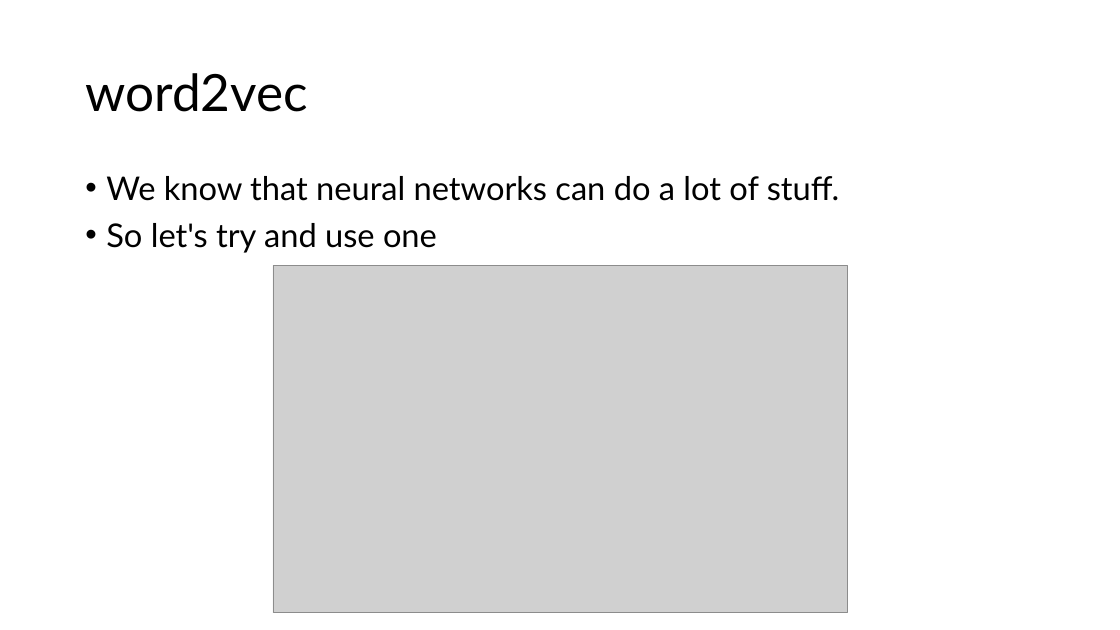
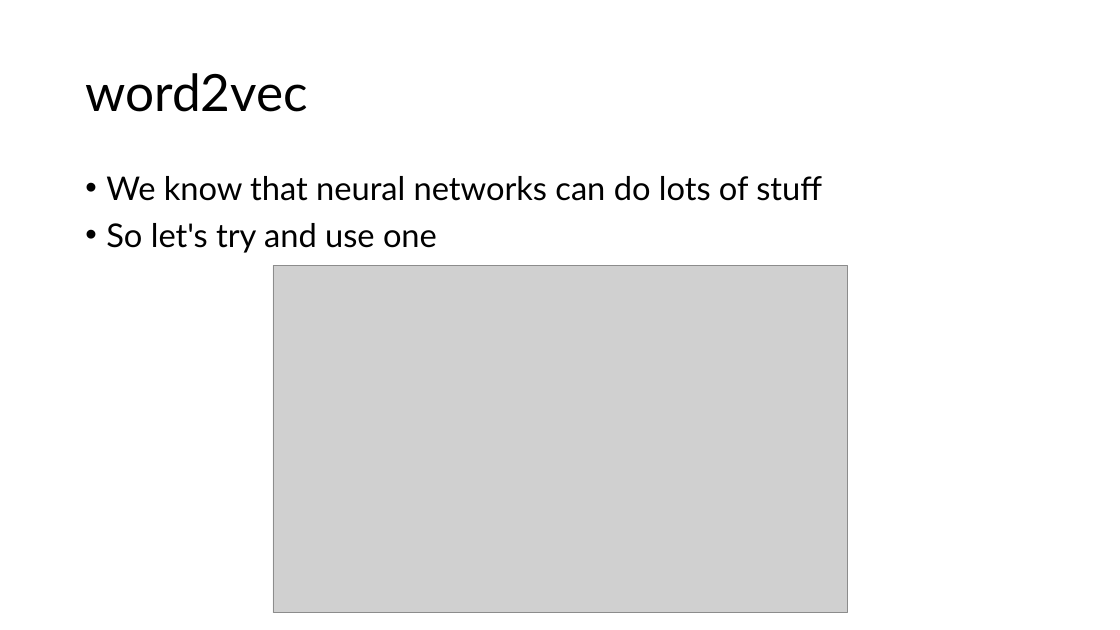
Before and after one commit to acceleratescience/large-language-models, a slide deck: slide 23 of slides/4-embeddings.pptx (slide 22 before the commit). Drawn at 1120x630 pixels with LibreOffice and Linux fonts; fonts in the diff are those of the drawing; grey boxes stand for pictures. Boxes give left, top, right and bottom in pixels: in the first picture for what was removed or moved away, otherwise in the second. Text is boxed around its words. In the diff, an @@ line names an element or a change of style, - is before the commit and + after.

```diff
--- a/slides/4-embeddings.pptx
+++ b/slides/4-embeddings.pptx
@@ text at bbox=[106, 176, 822, 201]: text changed @@
-• We know that neural networks can do a lot of stuff.
+• We know that neural networks can do lots of stuff
```
Also in this commit, not shown: 4 other slides changed, 1 slide added, 1 slide removed.
